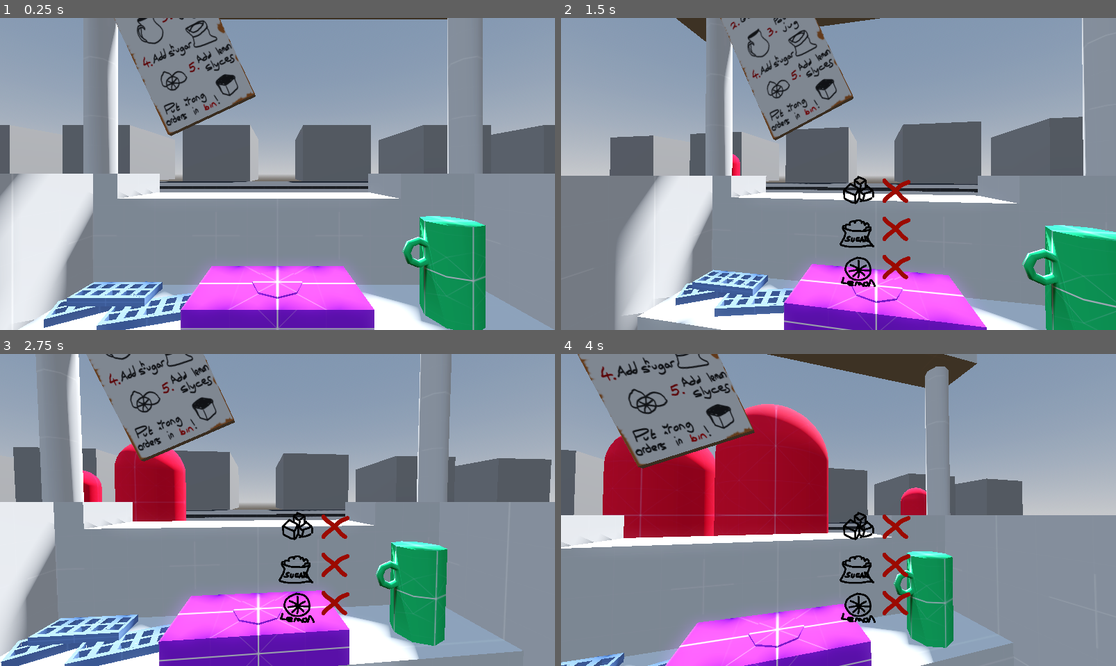
Above: before the commit, frames 1-4 (two rows, left to right).
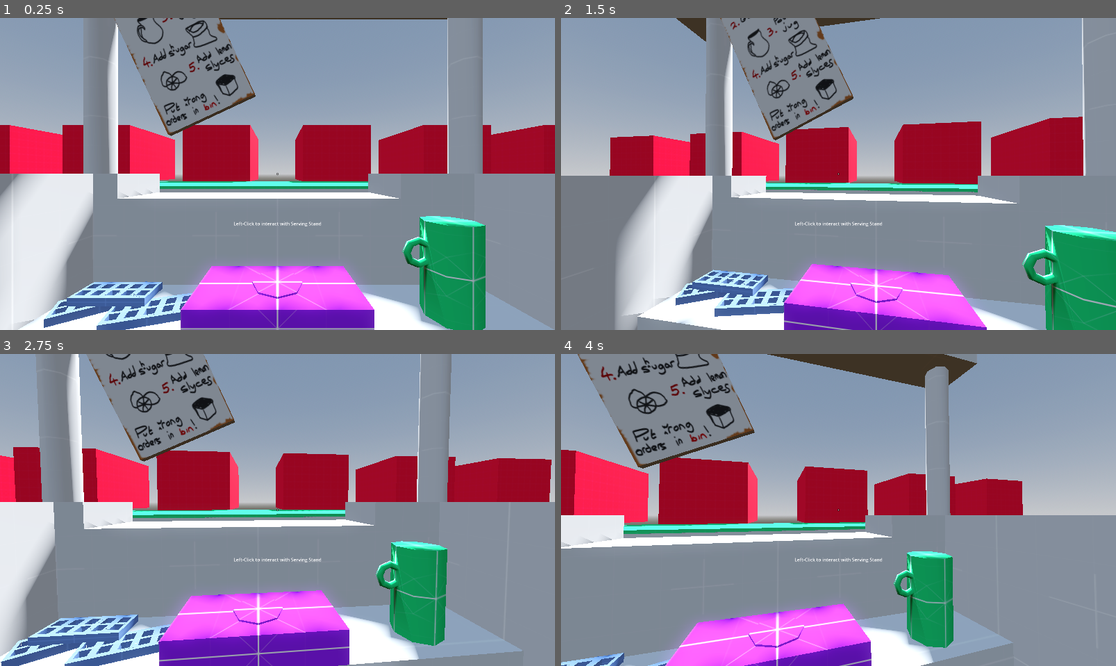
Above: after the commit, the same moments.

Repository: joshuaclarkuk/ProjectLemonade
Game: Godot game, scene res://Levels/main.tscn
The game is run twice, just before and just after one commit, with the same random seed, the same clock (stepped at 60 frames per second) and the same inputs.
Inputs (mouse positions are in pixels of both pictures, inside the frame that each line leads up to):
- Up to frame 1 (0.25 s): no input
- Up to frame 2 (1.5 s): tap Enter at 0.5, 1.25 s; move the mouse to (866, 174) at 0.52 s; press the mouse at (866, 174) at 0.53 s; move the mouse to (810, 174) at 1.27 s; release the mouse at (810, 174) at 1.28 s; click (810, 174) at 1.35 s
- Up to frame 3 (2.75 s): tap Enter at 2 s; move the mouse to (288, 503) at 2.02 s; press the mouse at (288, 503) at 2.03 s
- Up to frame 4 (4 s): tap Enter at 2.75, 3.5 s; move the mouse to (832, 516) at 2.77 s; release the mouse at (832, 516) at 2.78 s; click (832, 516) at 2.85 s; move the mouse to (877, 513) at 3.52 s; press the mouse at (877, 513) at 3.53 s

The runs differ from the first frame. In frame 1, 13% of the frame differs, in the area x 0-100%, y 34-67%; in frame 2, 13%; in frame 3, 14%; in frame 4, 15%, in the area x 0-84%, y 16-87%.

Commit message:
Created Timer to Increase Spawn Rate
Zombies now spawn increasingly frequently to build up a queue.

Now need to set a timer for the day and create a money counter, as well as timers for zombies

Diff:
--- a/Interactables/object_manager.tscn
+++ b/Interactables/object_manager.tscn
@@ -12,10 +12,10 @@
 [ext_resource type="Material" uid="uid://c87q21e65qann" path="res://Materials/Prototyping/prototyping_yellow.tres" id="8_2eaq5"]
 
 [sub_resource type="BoxShape3D" id="BoxShape3D_1clw8"]
-size = Vector3(0.7, 0.35, 0.55)
+size = Vector3(0.45, 0.35, 0.55)
 
 [sub_resource type="BoxShape3D" id="BoxShape3D_3217i"]
-size = Vector3(0.4, 0.35, 0.2)
+size = Vector3(0.35, 0.6, 0.2)
 
 [sub_resource type="BoxShape3D" id="BoxShape3D_u7p7l"]
 size = Vector3(0.45, 0.1, 0.2)
@@ -41,7 +41,7 @@
 string_name = "Glasses"
 
 [node name="Collider" type="CollisionShape3D" parent="Glasses"]
-transform = Transform3D(1, 0, 0, 0, 1, 0, 0, 0, 1, -0.2, 0.075, 0.225)
+transform = Transform3D(1, 0, 0, 0, 1, 0, 0, 0, 1, -0.325, 0.075, 0.225)
 shape = SubResource("BoxShape3D_1clw8")
 
 [node name="GlassReal" type="CSGCylinder3D" parent="Glasses"]
@@ -179,7 +179,7 @@
 string_name = "Serving Stand"
 
 [node name="Collider" type="CollisionShape3D" parent="ServingStand"]
-transform = Transform3D(1, 0, 0, 0, 1, 0, 0, 0, 1, -1.49012e-08, 0.075, 0)
+transform = Transform3D(1, 0, 0, 0, 1, 0, 0, 0, 1, 0.025, 0.225, 0)
 shape = SubResource("BoxShape3D_3217i")
 
 [node name="Mesh" type="CSGBox3D" parent="ServingStand"]
--- a/Levels/main.tscn
+++ b/Levels/main.tscn
@@ -1,11 +1,14 @@
-[gd_scene load_steps=10 format=3 uid="uid://dyxqckep43v6s"]
+[gd_scene load_steps=13 format=3 uid="uid://dyxqckep43v6s"]
 
 [ext_resource type="PackedScene" uid="uid://7b4lgevh5krm" path="res://Player/player.tscn" id="1_ddeo3"]
 [ext_resource type="Script" path="res://Scripts/main.gd" id="1_t6mj7"]
 [ext_resource type="Material" uid="uid://nnawri3dhxv8" path="res://Materials/Prototyping/prototyping_dark.tres" id="1_tusvb"]
+[ext_resource type="AudioStream" uid="uid://jcekognqyp34" path="res://Assets/Music/MainLoop.wav" id="3_dp8sl"]
 [ext_resource type="PackedScene" uid="uid://book6dvavvejh" path="res://Interactables/lemonade_stand.tscn" id="4_os8h6"]
+[ext_resource type="Material" uid="uid://b8iivym2k1tue" path="res://Materials/Prototyping/prototyping_green.tres" id="5_0d6hp"]
 [ext_resource type="PackedScene" uid="uid://cy5djbhk8fxak" path="res://Zombie/zombie.tscn" id="5_1hf5j"]
-[ext_resource type="PackedScene" uid="uid://bj3sf7s4cywbv" path="res://queue_point.tscn" id="6_clnmg"]
+[ext_resource type="PackedScene" uid="uid://bj3sf7s4cywbv" path="res://Zombie/queue_point.tscn" id="6_clnmg"]
+[ext_resource type="Material" uid="uid://bbpj184144cky" path="res://Materials/Prototyping/prototyping_red.tres" id="7_xslve"]
 
 [sub_resource type="ProceduralSkyMaterial" id="ProceduralSkyMaterial_5sd3x"]
 sky_horizon_color = Color(0.64625, 0.65575, 0.67075, 1)
@@ -23,6 +26,15 @@
 [node name="Main" type="Node3D"]
 script = ExtResource("1_t6mj7")
 zombie = ExtResource("5_1hf5j")
+
+[node name="AudioPlayers" type="Node" parent="."]
+
+[node name="AmbiencePlayer" type="AudioStreamPlayer" parent="AudioPlayers"]
+
+[node name="BGMPlayer" type="AudioStreamPlayer" parent="AudioPlayers"]
+stream = ExtResource("3_dp8sl")
+volume_db = -6.0
+autoplay = true
 
 [node name="WorldEnvironment" type="WorldEnvironment" parent="."]
 environment = SubResource("Environment_vqltd")
@@ -44,12 +56,12 @@
 
 [node name="Roadside" type="CSGBox3D" parent="Level"]
 transform = Transform3D(1, 0, 0, 0, 1, 0, 0, 0, 1, 0.1, -0.25, 5)
-material_override = ExtResource("1_tusvb")
+material_override = ExtResource("5_0d6hp")
 size = Vector3(110, 0.5, 10)
 
 [node name="Roadside2" type="CSGBox3D" parent="Level"]
 transform = Transform3D(1, 0, 0, 0, 1, 0, 0, 0, 1, 0, -0.25, -15)
-material_override = ExtResource("1_tusvb")
+material_override = ExtResource("5_0d6hp")
 size = Vector3(110, 0.5, 10)
 
 [node name="Road" type="CSGBox3D" parent="Level"]
@@ -61,26 +73,32 @@
 
 [node name="House1" type="CSGBox3D" parent="Level/Houses"]
 transform = Transform3D(1, 0, 0, 0, 1, 0, 0, 0, 1, 40, 3.75, -26)
+material_override = ExtResource("7_xslve")
 size = Vector3(9, 7.5, 12)
 
 [node name="House2" type="CSGBox3D" parent="Level/Houses"]
 transform = Transform3D(1, 0, 0, 0, 1, 0, 0, 0, 1, 24, 3.75, -26)
+material_override = ExtResource("7_xslve")
 size = Vector3(9, 7.5, 12)
 
 [node name="House3" type="CSGBox3D" parent="Level/Houses"]
 transform = Transform3D(1, 0, 0, 0, 1, 0, 0, 0, 1, 8, 3.75, -26)
+material_override = ExtResource("7_xslve")
 size = Vector3(9, 7.5, 12)
 
 [node name="House4" type="CSGBox3D" parent="Level/Houses"]
 transform = Transform3D(1, 0, 0, 0, 1, 0, 0, 0, 1, -8, 3.75, -26)
+material_override = ExtResource("7_xslve")
 size = Vector3(9, 7.5, 12)
 
 [node name="House5" type="CSGBox3D" parent="Level/Houses"]
 transform = Transform3D(1, 0, 0, 0, 1, 0, 0, 0, 1, -24, 3.75, -26)
+material_override = ExtResource("7_xslve")
 size = Vector3(9, 7.5, 12)
 
 [node name="House6" type="CSGBox3D" parent="Level/Houses"]
 transform = Transform3D(1, 0, 0, 0, 1, 0, 0, 0, 1, -40, 3.75, -26)
+material_override = ExtResource("7_xslve")
 size = Vector3(9, 7.5, 12)
 
 [node name="SpawnPoints" type="Node3D" parent="."]
@@ -117,8 +135,14 @@
 transform = Transform3D(1, 0, 0, 0, 1, 0, 0, 0, 1, -55, -1, 4.5)
 
 [node name="ZombieSpawnTimer" type="Timer" parent="."]
+wait_time = 6.0
 autostart = true
 
 [node name="ZombieManager" type="Node3D" parent="."]
 
+[node name="IncreaseSpawnTimeTimer" type="Timer" parent="."]
+wait_time = 12.0
+autostart = true
+
 [connection signal="timeout" from="ZombieSpawnTimer" to="." method="_on_zombie_spawn_timer_timeout"]
+[connection signal="timeout" from="IncreaseSpawnTimeTimer" to="." method="_on_increase_spawn_time_timer_timeout"]
--- a/Player/player.tscn
+++ b/Player/player.tscn
@@ -11,6 +11,9 @@
 [sub_resource type="CapsuleMesh" id="CapsuleMesh_igm17"]
 radius = 0.4
 height = 1.8
+
+[sub_resource type="LabelSettings" id="LabelSettings_50nvk"]
+font_size = 72
 
 [node name="Player" type="CharacterBody3D"]
 script = ExtResource("1_xuf3f")
@@ -60,6 +63,22 @@
 horizontal_alignment = 1
 vertical_alignment = 1
 
+[node name="MoneyMadeLabel" type="Label" parent="GameUI"]
+visible = false
+layout_mode = 1
+anchors_preset = 2
+anchor_top = 1.0
+anchor_bottom = 1.0
+offset_left = 100.0
+offset_top = -160.0
+offset_right = 264.0
+offset_bottom = -60.9997
+grow_vertical = 0
+text = "$999"
+label_settings = SubResource("LabelSettings_50nvk")
+horizontal_alignment = 1
+vertical_alignment = 1
+
 [node name="ReticleContainer" type="CenterContainer" parent="GameUI"]
 layout_mode = 1
 anchors_preset = 15
--- a/Scripts/main.gd
+++ b/Scripts/main.gd
@@ -10,6 +10,7 @@
 @onready var lemonade_stand: CSGBox3D = $LemonadeStand
 
 @export var zombie: PackedScene
+@export var zombie_spawn_timer_wait_time: float = 15.0
 
 var tool_manager: ToolManager
 var spawn_points_array: Array = []
@@ -43,6 +44,7 @@
 		point.queue_point_index = index
 		print(point.name, " queue point index: ", str(point.queue_point_index))
 
+	zombie_spawn_timer.wait_time = zombie_spawn_timer_wait_time
 	max_zombies_to_spawn = queue_points_array.size()
 	print("Max zombies to spawn: ", str(max_zombies_to_spawn))
 
@@ -106,3 +108,9 @@
 				point.is_occupied = true # Will need to remember to set this to false once zombie leaves
 				break
 		zombie.is_moving_to_queue_point = true
+
+
+func _on_increase_spawn_time_timer_timeout() -> void:
+	zombie_spawn_timer_wait_time -= 1
+	zombie_spawn_timer.wait_time = clamp(zombie_spawn_timer_wait_time, 3.0, 12.0)
+	print("Zombie spawn timer is now: ", str(zombie_spawn_timer_wait_time), " seconds")
--- a/queue_point.tscn
+++ b/Zombie/queue_point.tscn
@@ -1,6 +1,6 @@
 [gd_scene load_steps=3 format=3 uid="uid://bj3sf7s4cywbv"]
 
-[ext_resource type="Script" path="res://queue_point.gd" id="1_5o2s4"]
+[ext_resource type="Script" path="res://Scripts/Zombie/queue_point.gd" id="1_5o2s4"]
 
 [sub_resource type="BoxShape3D" id="BoxShape3D_rsqp1"]
 
--- a/Zombie/zombie.tscn
+++ b/Zombie/zombie.tscn
@@ -1,7 +1,7 @@
 [gd_scene load_steps=8 format=3 uid="uid://cy5djbhk8fxak"]
 
 [ext_resource type="Script" path="res://Scripts/Zombie/zombie.gd" id="1_bxugx"]
-[ext_resource type="Material" uid="uid://bbpj184144cky" path="res://Materials/Prototyping/prototyping_red.tres" id="1_xx0i1"]
+[ext_resource type="Material" uid="uid://b8iivym2k1tue" path="res://Materials/Prototyping/prototyping_green.tres" id="2_li8pc"]
 [ext_resource type="Texture2D" uid="uid://dl84uby2t8gld" path="res://Assets/Textures/ZombieUI/IceCubeSprite.png" id="3_vpgqq"]
 [ext_resource type="Texture2D" uid="uid://buvm2wwtpmlf2" path="res://Assets/Textures/ZombieUI/SugarSprite.png" id="4_o0tst"]
 [ext_resource type="Texture2D" uid="uid://b5m2meaq67fs" path="res://Assets/Textures/ZombieUI/Lemon.png" id="5_g4q8f"]
@@ -19,7 +19,7 @@
 shape = SubResource("CapsuleShape3D_uhe8y")
 
 [node name="Mesh" type="MeshInstance3D" parent="."]
-material_override = ExtResource("1_xx0i1")
+material_override = ExtResource("2_li8pc")
 mesh = SubResource("CapsuleMesh_vt3mw")
 
 [node name="IngredientRequestUI" type="Control" parent="."]
Not shown, added: Assets/Music/MainLoop.wav.import
Not shown: 1 places in Player/player.tscn that only renumber resources
Renamed: queue_point.gd -> Scripts/Zombie/queue_point.gd
Not shown, added: Assets/Music/MainLoop.wav
